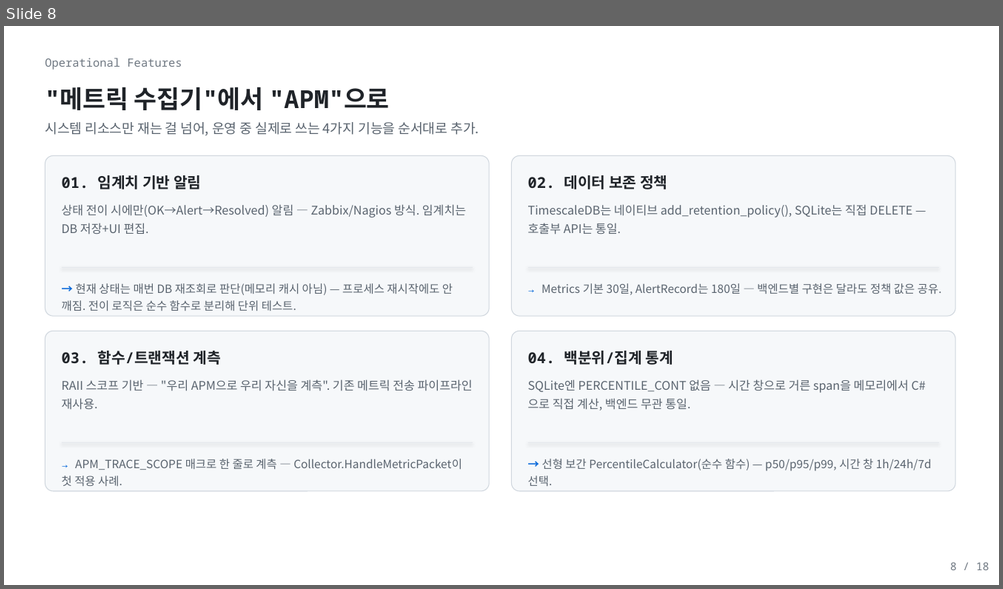
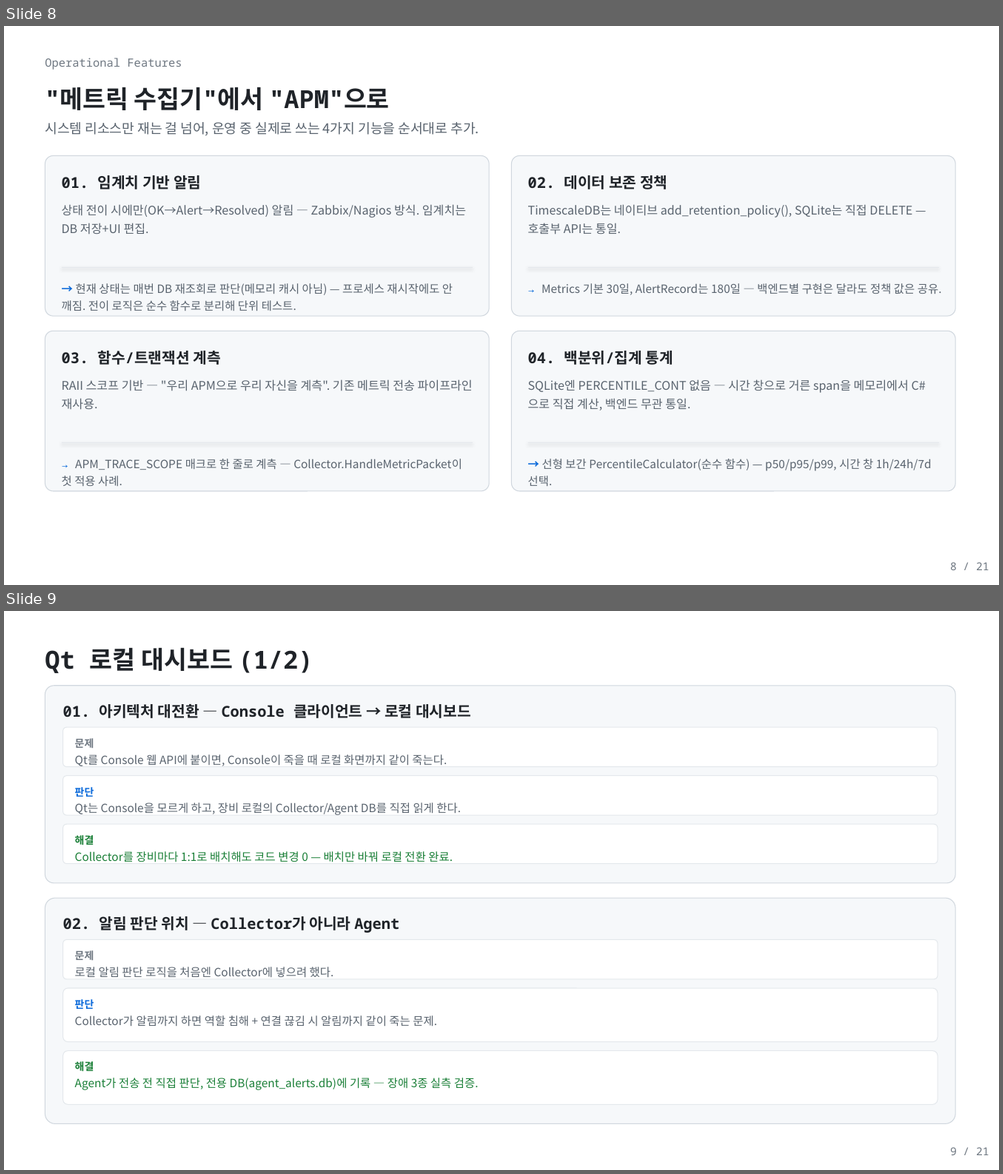
Before and after one commit to shkim4548/APM, a slide deck: Docs/portfolio_apm_light.pptx. Shown one above the other, each under a label of ours: slide 8 before the commit, slides 8 and 9 after it. The pictures are 1003x589 and 1003x1174 pixels, drawn with LibreOffice and Linux fonts; fonts in the diff are those of the drawing. Boxes give left, top, right and bottom in pixels: in the first picture for what was removed or moved away, otherwise in the second. Text is boxed around its words. In the diff, an @@ line names an element or a change of style, - is before the commit and + after.

```diff
--- a/Docs/portfolio_apm_light.pptx
+++ b/Docs/portfolio_apm_light.pptx
@@ slide 9 added at [4,611,999,1170], background #FFFFFF @@
@@ text added at [45,647,313,673], 24 pt, text #1F2328, bold @@
+Qt 로컬 대시보드 (1/2)
@@ rounded rectangle added at [45,686,956,883], fill #F6F8FA, outline #D0D7DE 0.75 pt @@
@@ text added at [63,704,471,718], 14.5 pt, text #1F2328, bold @@
+01. 아키텍처 대전환 — Console 클라이언트 → 로컬 대시보드
@@ rounded rectangle added at [63,727,937,767], fill #FFFFFF, outline #E4E8EC 0.75 pt @@
@@ text added at [75,738,94,748], 10 pt, text #6E7781, bold @@
+문제
@@ text added at [75,755,447,766], 11 pt, text #59636E @@
+Qt를 Console 웹 API에 붙이면, Console이 죽을 때 로컬 화면까지 같이 죽는다.
@@ rounded rectangle added at [63,776,937,815], fill #FFFFFF, outline #E4E8EC 0.75 pt @@
@@ text added at [75,787,94,797], 10 pt, text #0969DA, bold @@
+판단
@@ text added at [75,803,461,815], 11 pt, text #59636E @@
+Qt는 Console을 모르게 하고, 장비 로컬의 Collector/Agent DB를 직접 읽게 한다.
@@ rounded rectangle added at [63,824,937,864], fill #FFFFFF, outline #E4E8EC 0.75 pt @@
@@ text added at [75,835,94,845], 10 pt, text #1A7F37, bold @@
+해결
@@ text added at [75,851,452,863], 11 pt, text #1A7F37 @@
+Collector를 장비마다 1:1로 배치해도 코드 변경 0 — 배치만 바꿔 로컬 전환 완료.
@@ rounded rectangle added at [45,898,956,1125], fill #F6F8FA, outline #D0D7DE 0.75 pt @@
@@ text added at [63,917,399,933], 14.5 pt, text #1F2328, bold @@
+02. 알림 판단 위치 — Collector가 아니라 Agent
@@ rounded rectangle added at [63,940,937,980], fill #FFFFFF, outline #E4E8EC 0.75 pt @@
@@ text added at [75,951,94,960], 10 pt, text #6E7781, bold @@
+문제
@@ text added at [75,967,334,977], 11 pt, text #59636E @@
+로컬 알림 판단 로직을 처음엔 Collector에 넣으려 했다.
@@ rounded rectangle added at [63,988,937,1042], fill #FFFFFF, outline #E4E8EC 0.75 pt @@
@@ text added at [75,999,94,1009], 10 pt, text #0969DA, bold @@
+판단
@@ text added at [75,1016,437,1026], 11 pt, text #59636E @@
+Collector가 알림까지 하면 역할 침해 + 연결 끊김 시 알림까지 같이 죽는 문제.
@@ rounded rectangle added at [63,1051,937,1105], fill #FFFFFF, outline #E4E8EC 0.75 pt @@
@@ text added at [75,1062,94,1071], 10 pt, text #1A7F37, bold @@
+해결
@@ text added at [75,1078,478,1091], 11 pt, text #1A7F37 @@
+Agent가 전송 전 직접 판단, 전용 DB(agent_alerts.db)에 기록 — 장애 3종 실측 검증.
@@ text added at [950,1147,989,1156], 10.5 pt, text #6E7781 @@
+9 / 21
@@ slide 8 changed as well @@
@@ text at [950,562,989,571]: text changed @@
-8 / 18
+8 / 21
```
Also in this commit, not shown: 17 other slides changed, 2 other slides added, 3 other files.
